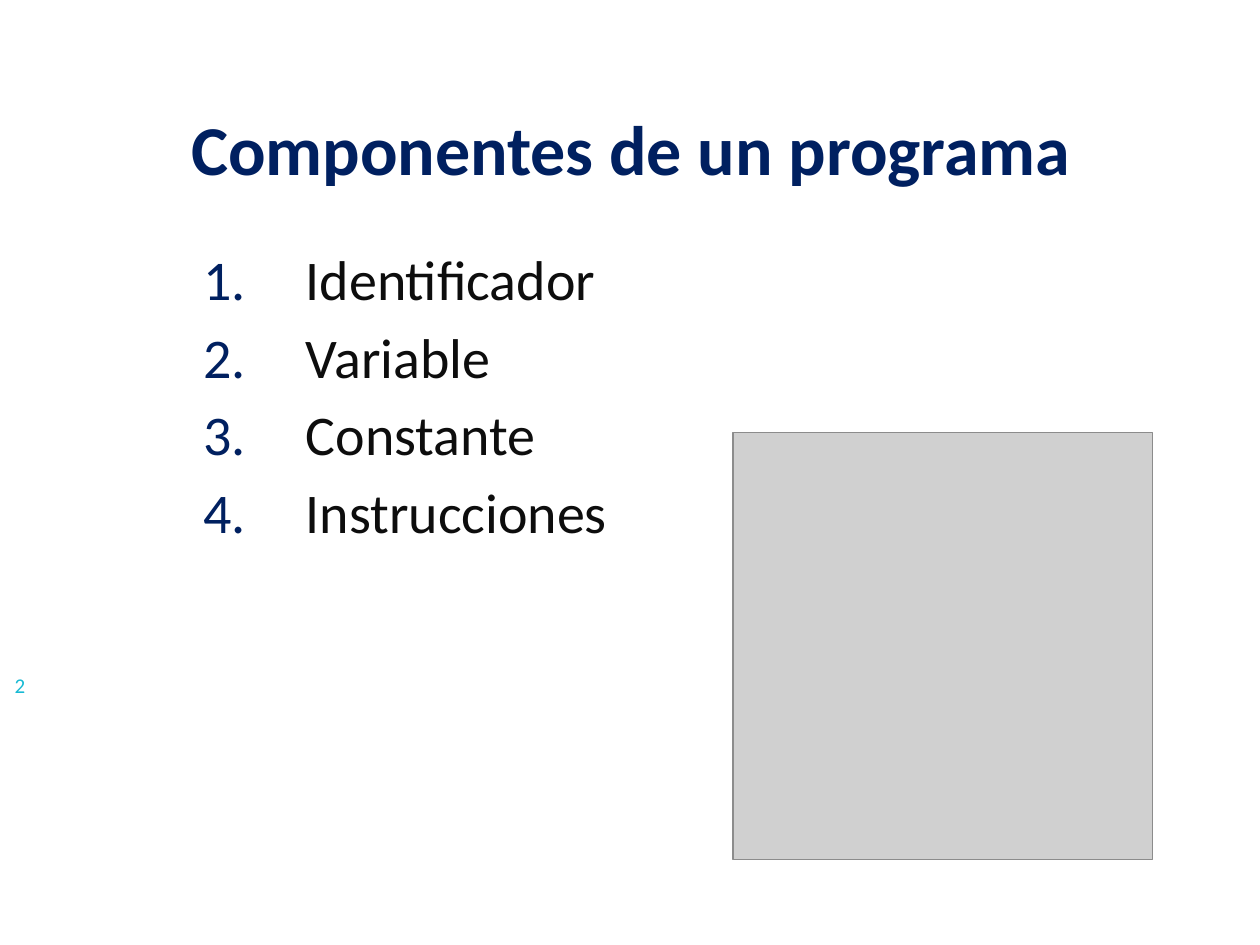
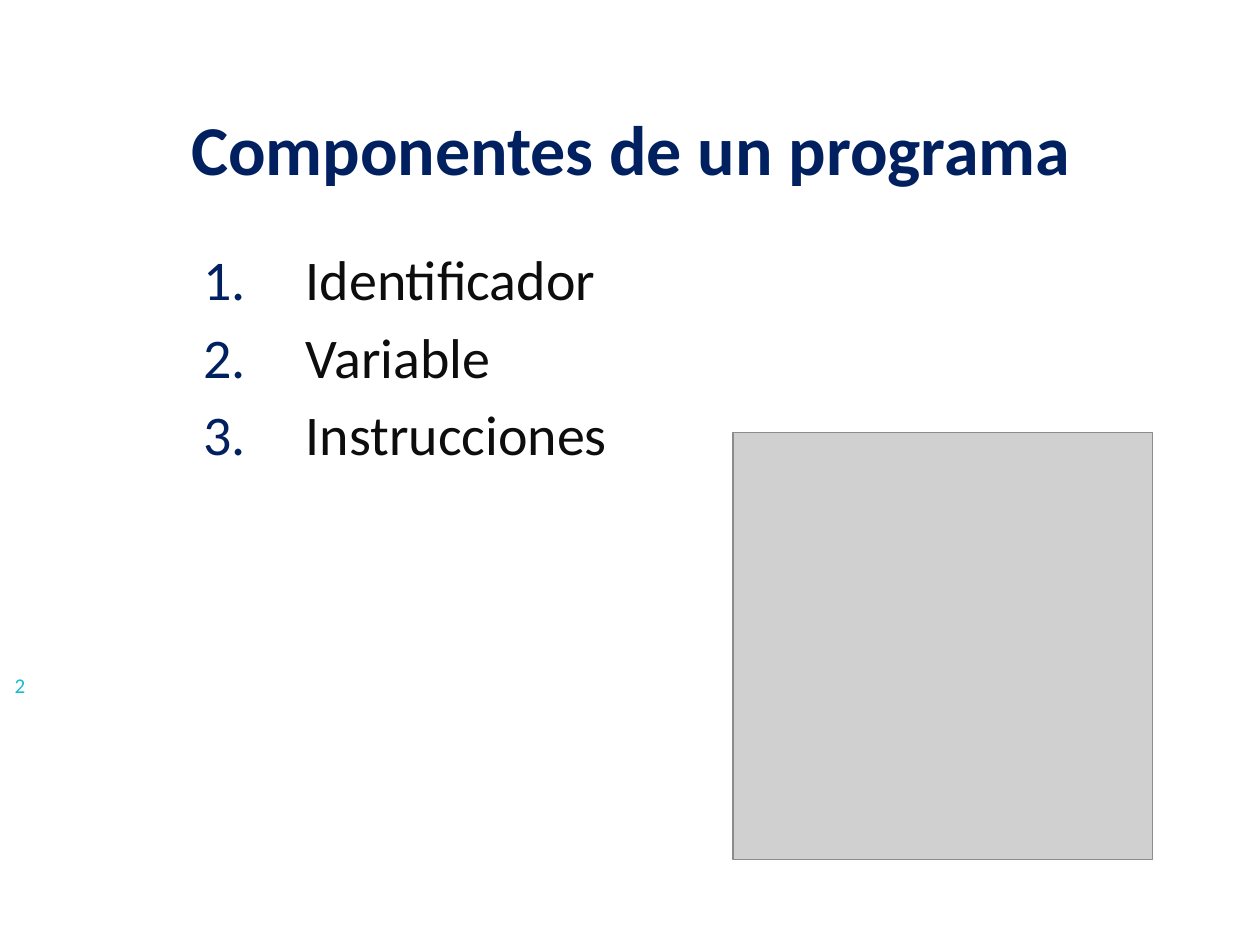
Before and after one commit to lizetheP/PensamientoC, a slide deck: slide 2 of CalendarioAgo2022/presentaciones/3_Componentes.pptx. Drawn at 1260x945 pixels with LibreOffice and Linux fonts; fonts in the diff are those of the drawing; grey boxes stand for pictures. Boxes give left, top, right and bottom in pixels: in the first picture for what was removed or moved away, otherwise in the second. Text is boxed around its words. In the diff, an @@ line names an element or a change of style, - is before the commit and + after.

```diff
--- a/CalendarioAgo2022/presentaciones/3_Componentes.pptx
+++ b/CalendarioAgo2022/presentaciones/3_Componentes.pptx
@@ text at [306, 418, 536, 456]: paragraph removed @@
-3. Constante
```
Also in this commit, not shown: 1 other slide changed, 1 slide removed.
